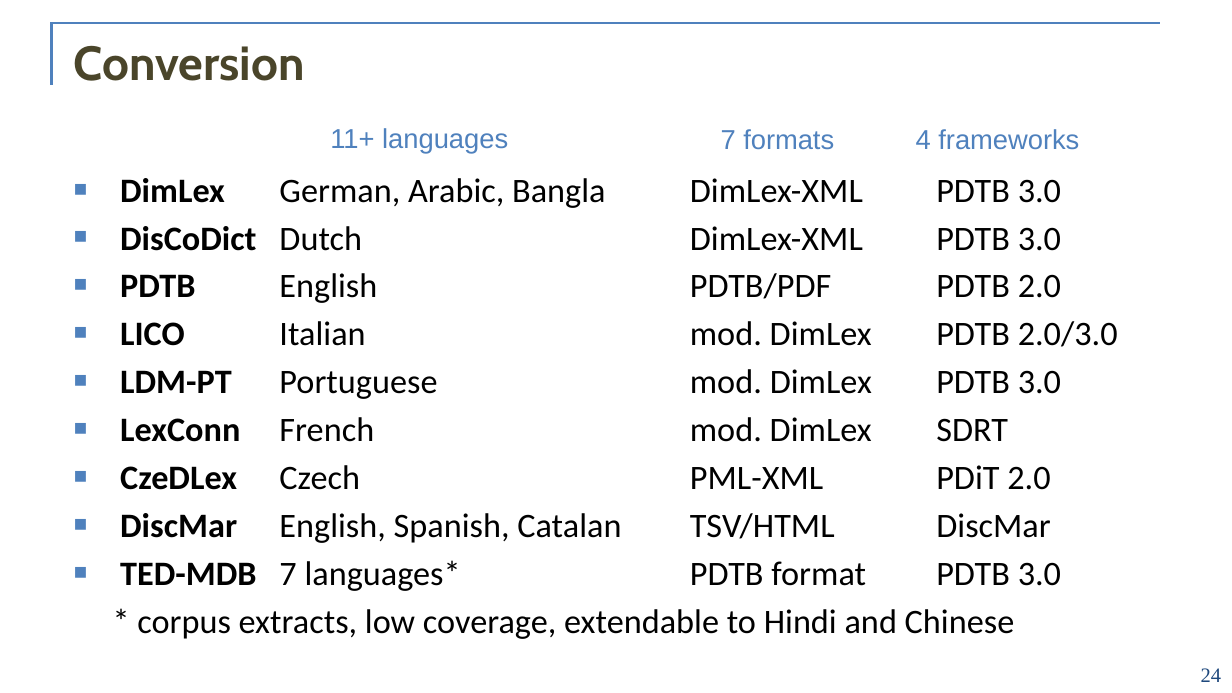
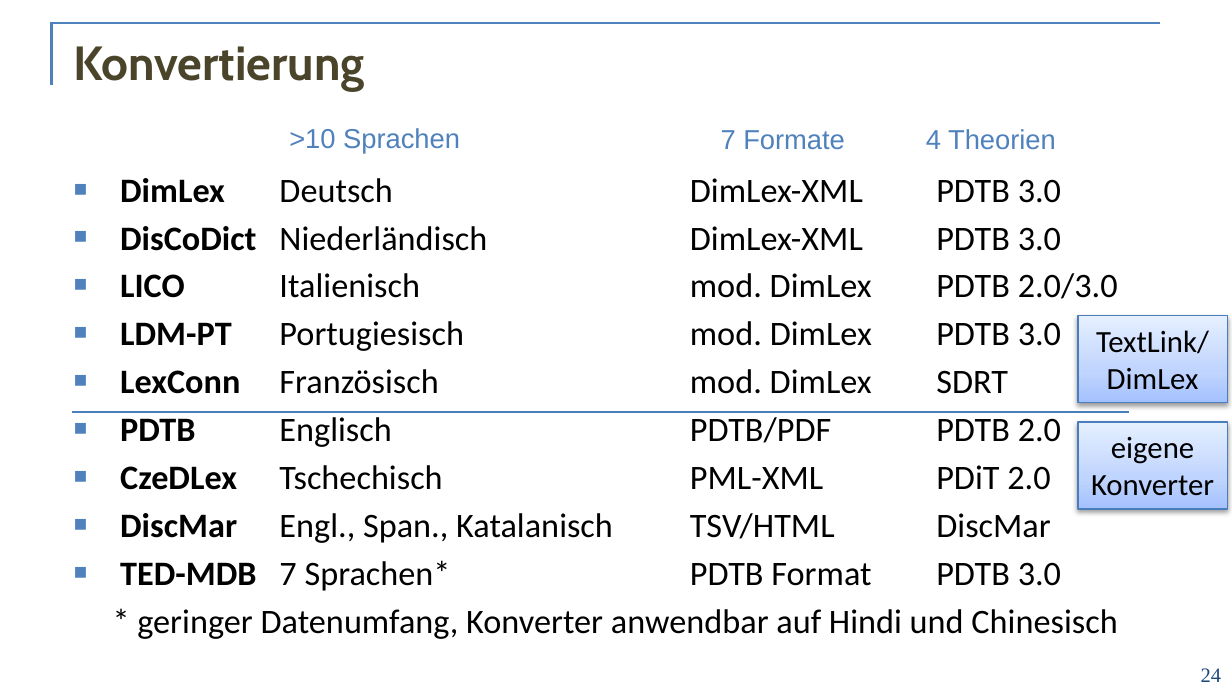
Before and after one commit to acoli-repo/rdf4discourse, a slide deck: slide 24 of doc/vortrag-formatted.pptx. Drawn at 1232x693 pixels with LibreOffice and Linux fonts; fonts in the diff are those of the drawing; background and template pictures are left out. Boxes give left, top, right and bottom in pixels: in the first picture for what was removed or moved away, otherwise in the second. Text is boxed around its words. In the diff, an @@ line names an element or a change of style, - is before the commit and + after.

```diff
--- a/doc/vortrag-formatted.pptx
+++ b/doc/vortrag-formatted.pptx
@@ title at [74,46,365,91]: text changed @@
-Conversion
+Konvertierung
@@ text at [289,128,460,154]: text changed @@
-11+ languages
+>10 Sprachen
@@ text at [721,130,845,150]: text changed @@
-7 formats
+7 Formate
@@ text at [926,129,1056,150]: text changed @@
-4 frameworks
+4 Theorien
@@ text at [120,178,1118,639]: text changed @@
-■ DimLex German, Arabic, Bangla DimLex-XML PDTB 3.0
-■ DisCoDict Dutch DimLex-XML PDTB 3.0
-■ PDTB English PDTB/PDF PDTB 2.0
-■ LICO Italian mod. DimLex PDTB 2.0/3.0
-■ LDM-PT Portuguese mod. DimLex PDTB 3.0
-■ LexConn French mod. DimLex SDRT
-■ CzeDLex Czech PML-XML PDiT 2.0
-■ DiscMar English, Spanish, Catalan TSV/HTML DiscMar
-■ TED-MDB 7 languages* PDTB format PDTB 3.0
-* corpus extracts, low coverage, extendable to Hindi and Chinese
+■ DimLex Deutsch DimLex-XML PDTB 3.0
+■ DisCoDict Niederländisch DimLex-XML PDTB 3.0
+■ LICO Italienisch mod. DimLex PDTB 2.0/3.0
+■ LDM-PT Portugiesisch mod. DimLex PDTB 3.0
+■ LexConn Französisch mod. DimLex SDRT
+■ PDTB Englisch PDTB/PDF PDTB 2.0
+■ CzeDLex Tschechisch PML-XML PDiT 2.0
+■ DiscMar Engl., Span., Katalanisch TSV/HTML DiscMar
+■ TED-MDB 7 Sprachen* PDTB Format PDTB 3.0
+* geringer Datenumfang, Konverter anwendbar auf Hindi und Chinesisch
@@ rectangle added at [1078,315,1227,403], fill gradient #A4C4FF to #BFD4FF to #E6EEFF, outline #4B7EBC 0.75 pt, 18 pt, text #000000 @@
+TextLink/DimLex
@@ line added from (71, 411) to (1130, 411), #4B7EBC 0.75 pt @@
@@ rectangle added at [1078,421,1227,509], fill gradient #A4C4FF to #BFD4FF to #E6EEFF, outline #4B7EBC 0.75 pt, 18 pt, text #000000 @@
+eigene
+Konverter
```
Also in this commit, not shown: 14 other slides changed, 40 slides added, 9 slides removed.
